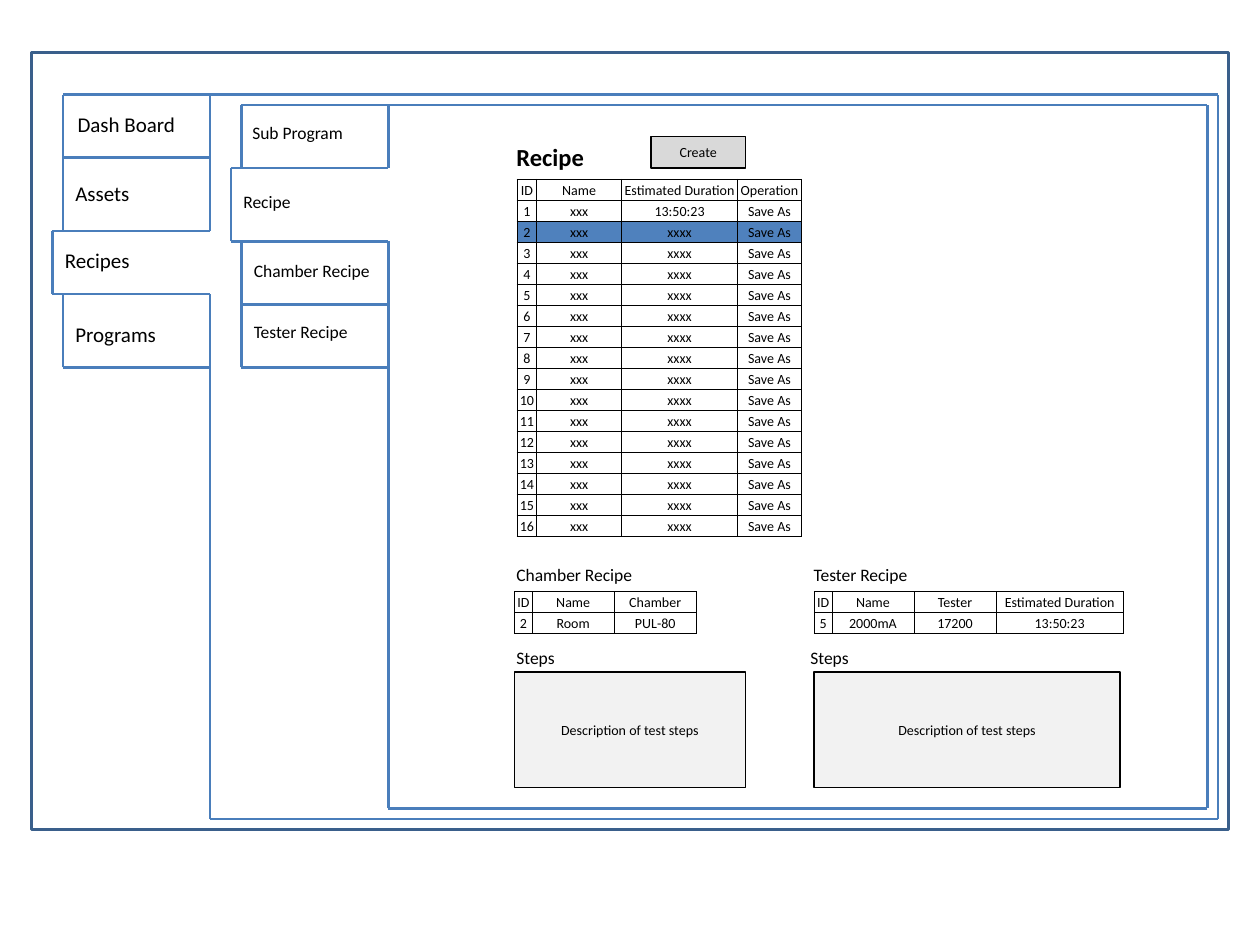
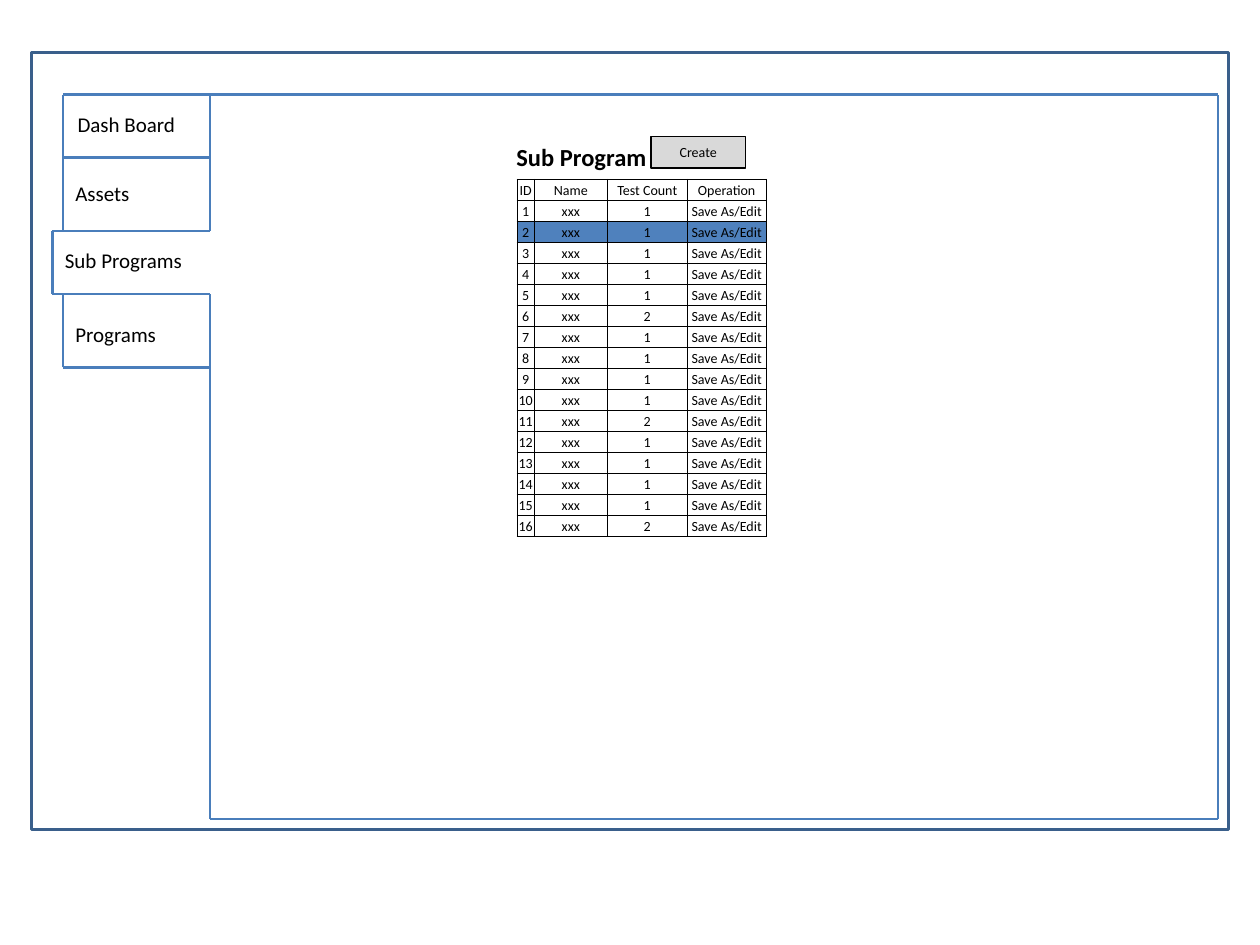
Before and after one commit to happylennychen/BCLabManager, a slide deck: slide 14 of Doc/UI Design.pptx (slide 22 before the commit). Drawn at 1260x945 pixels with LibreOffice and Linux fonts; fonts in the diff are those of the drawing. Boxes give left, top, right and bottom in pixels: in the first picture for what was removed or moved away, otherwise in the second. Text is boxed around its words. In the diff, an @@ line names an element or a change of style, - is before the commit and + after.

```diff
--- a/Doc/UI Design.pptx
+++ b/Doc/UI Design.pptx
@@ line removed from (242, 105) to (1207, 105) @@
@@ line removed from (242, 168) to (242, 105) @@
@@ line removed from (388, 168) to (388, 105) @@
@@ line removed from (1207, 809) to (1207, 105) @@
@@ text "Sub Program": place and size @@
-text "Sub Program" at bbox=[252, 127, 343, 142]
+text "Sub Program" at bbox=[516, 148, 647, 170]
@@ text "Sub Program" at bbox=[516, 148, 647, 170]: size 10 to 14 pt, bold on @@
@@ text removed at bbox=[516, 149, 584, 170] @@
-Recipe
@@ line removed from (231, 168) to (388, 168) @@
@@ line removed from (231, 242) to (231, 168) @@
@@ table at bbox=[517, 179, 766, 536] @@
-row 1, column 3: Estimated Duration
+row 1, column 3: Test Count
-row 2, column 3: 13:50:23
+row 2, column 3: 1
-row 2, column 4: Save As
+row 2, column 4: Save As/Edit
-row 3, column 3: xxxx
+row 3, column 3: 1
-row 3, column 4: Save As
+row 3, column 4: Save As/Edit
-row 4, column 3: xxxx
+row 4, column 3: 1
-row 4, column 4: Save As
+row 4, column 4: Save As/Edit
-row 5, column 3: xxxx
+row 5, column 3: 1
-row 5, column 4: Save As
+row 5, column 4: Save As/Edit
-row 6, column 3: xxxx
+row 6, column 3: 1
-row 6, column 4: Save As
+row 6, column 4: Save As/Edit
-row 7, column 3: xxxx
+row 7, column 3: 2
-row 7, column 4: Save As
+row 7, column 4: Save As/Edit
-row 8, column 3: xxxx
+row 8, column 3: 1
-row 8, column 4: Save As
+row 8, column 4: Save As/Edit
-row 9, column 3: xxxx
+row 9, column 3: 1
-row 9, column 4: Save As
+row 9, column 4: Save As/Edit
-row 10, column 3: xxxx
+row 10, column 3: 1
-row 10, column 4: Save As
+row 10, column 4: Save As/Edit
-row 11, column 3: xxxx
+row 11, column 3: 1
-row 11, column 4: Save As
+row 11, column 4: Save As/Edit
-row 12, column 3: xxxx
+row 12, column 3: 2
-row 12, column 4: Save As
+row 12, column 4: Save As/Edit
-row 13, column 3: xxxx
+row 13, column 3: 1
-row 13, column 4: Save As
+row 13, column 4: Save As/Edit
-row 14, column 3: xxxx
+row 14, column 3: 1
-row 14, column 4: Save As
+row 14, column 4: Save As/Edit
-row 15, column 3: xxxx
+row 15, column 3: 1
-row 15, column 4: Save As
+row 15, column 4: Save As/Edit
-row 16, column 3: xxxx
+row 16, column 3: 1
-row 16, column 4: Save As
+row 16, column 4: Save As/Edit
-row 17, column 3: xxxx
+row 17, column 3: 2
-row 17, column 4: Save As
+row 17, column 4: Save As/Edit
@@ table: place and size @@
-table at bbox=[517, 179, 801, 536]
+table at bbox=[517, 179, 766, 536]
@@ text removed at bbox=[243, 196, 290, 211] @@
-Recipe
@@ text at bbox=[65, 253, 182, 272]: text changed @@
-Recipes
+Sub Programs
@@ line removed from (231, 242) to (388, 242) @@
@@ line removed from (242, 368) to (242, 242) @@
@@ text removed at bbox=[254, 265, 369, 280] @@
-Chamber Recipe
@@ line removed from (388, 809) to (388, 242) @@
@@ line removed from (242, 305) to (388, 305) @@
@@ text removed at bbox=[254, 326, 347, 341] @@
-Tester Recipe
@@ line removed from (242, 368) to (388, 368) @@
@@ text removed at bbox=[516, 569, 632, 584] @@
-Chamber Recipe
@@ text removed at bbox=[814, 569, 907, 584] @@
-Tester Recipe
@@ table removed at bbox=[514, 592, 696, 634], 2 rows, 3 columns @@
-ID | Name | Chamber
-2 | Room | PUL-80
@@ table removed at bbox=[814, 592, 1123, 634], 2 rows, 4 columns @@
-ID | Name | Tester | Estimated Duration
-5 | 2000mA | 17200 | 13:50:23
@@ text removed at bbox=[516, 652, 554, 667] @@
-Steps
@@ text removed at bbox=[810, 652, 848, 667] @@
-Steps
@@ rectangle removed at bbox=[514, 672, 745, 788] @@
-Description of test steps
@@ rectangle removed at bbox=[814, 672, 1120, 788] @@
-Description of test steps
@@ line removed from (1207, 809) to (388, 809) @@
```
Also in this commit, not shown: 23 other slides changed, 13 slides removed, 1 other file.
